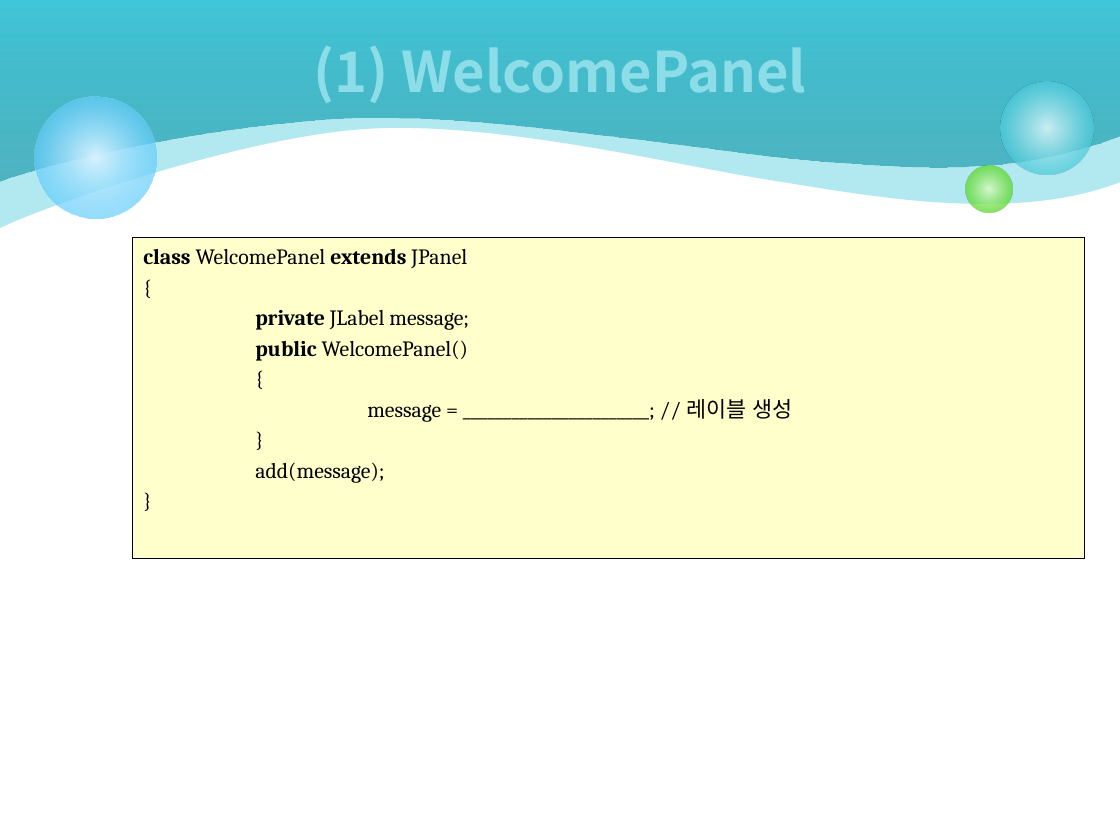
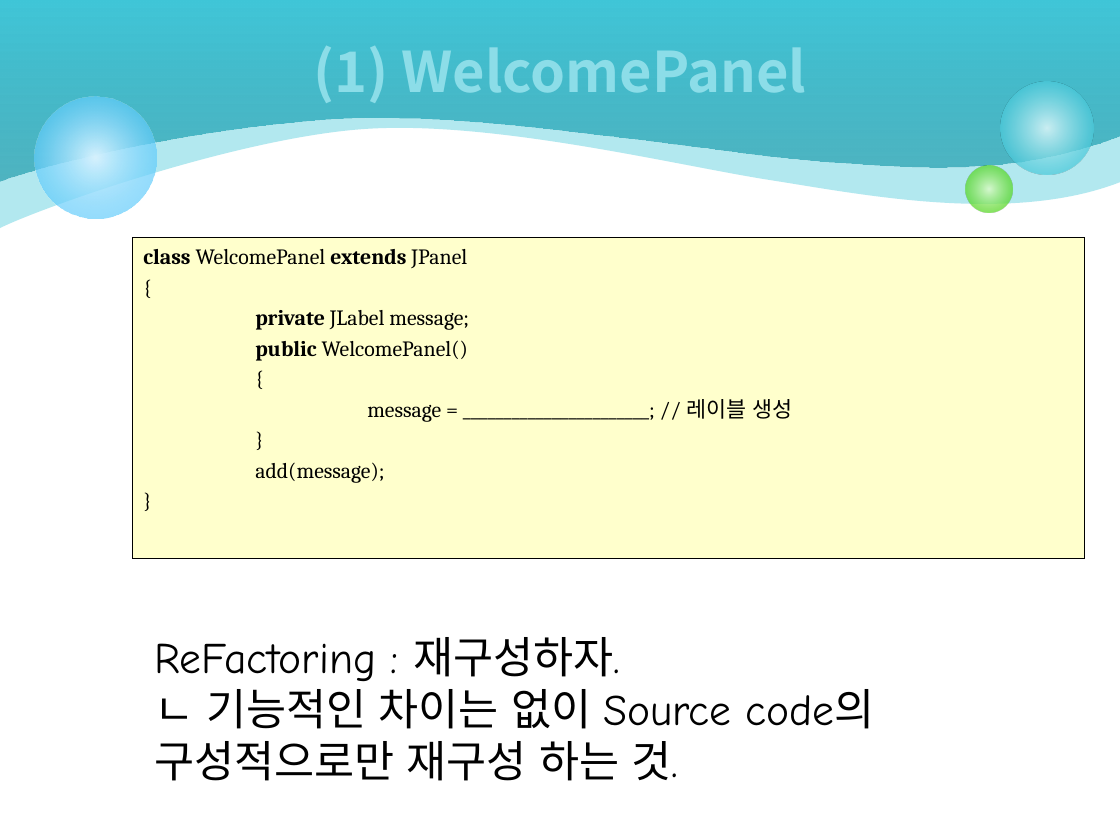
Before and after one commit to rkdntm1/JavaStudy_Kosmo, a slide deck: slide 46 of 강의자료(ppt)/Chap12-스윙컴포넌트.pptx. Drawn at 1120x840 pixels with LibreOffice and Linux fonts; fonts in the diff are those of the drawing; background and template pictures are left out. Boxes give left, top, right and bottom in pixels: in the first picture for what was removed or moved away, otherwise in the second. Text is boxed around its words. In the diff, an @@ line names an element or a change of style, - is before the commit and + after.

```diff
--- a/강의자료(ppt)/Chap12-스윙컴포넌트.pptx
+++ b/강의자료(ppt)/Chap12-스윙컴포넌트.pptx
@@ text added at bbox=[155, 637, 875, 781], 28 pt, text #000000 @@
+ReFactoring : 재구성하자.
+ㄴ 기능적인 차이는 없이 Source code의
+구성적으로만 재구성 하는 것.
```
Also in this commit, not shown: 16 other slides changed, 48 other files.
